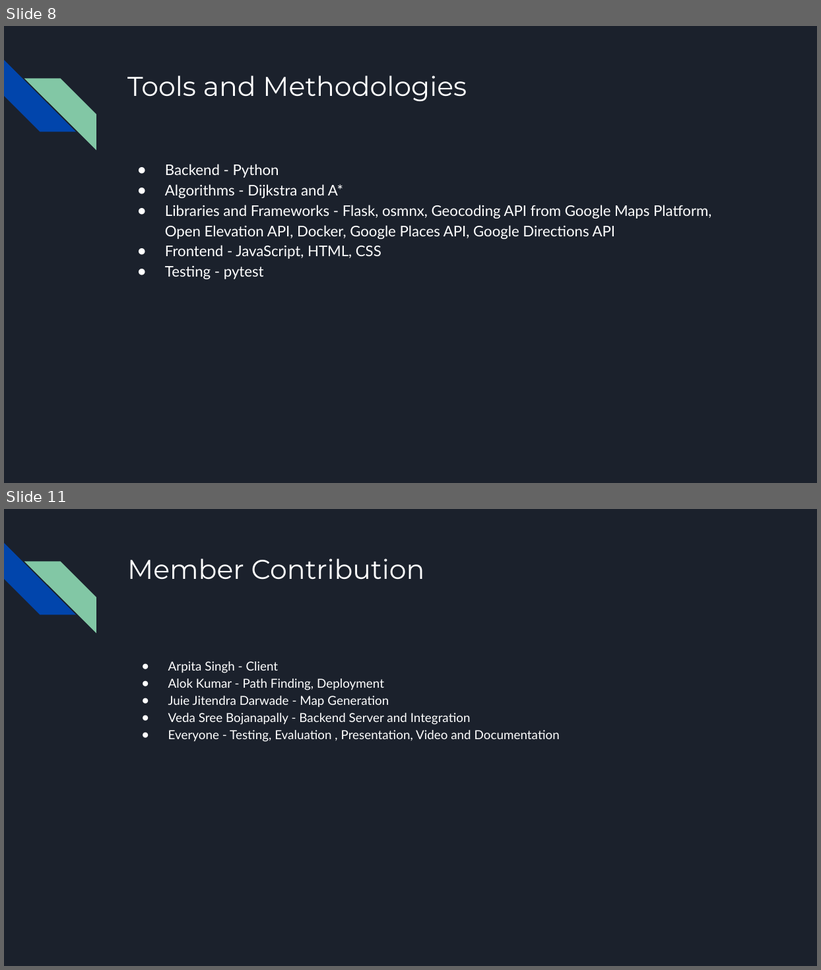
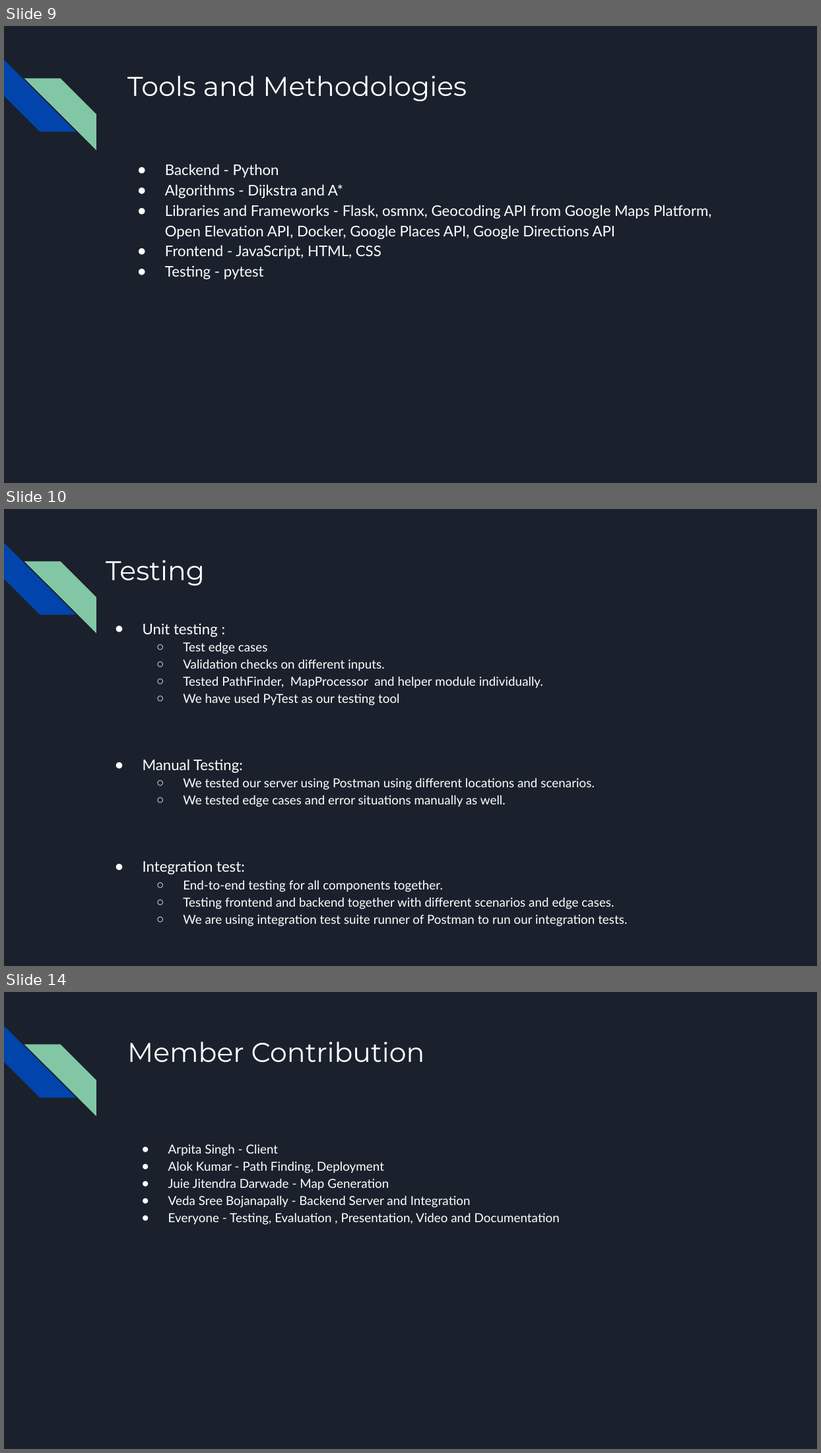
Before and after one commit to alokrkmv/CS520_project_EleNA, a slide deck: Documentation/520 Final Presentation.pptx. Shown one above the other, each under a label of ours: slides 8 and 11 before the commit, slides 9, 10 and 14 after it; the slides between them are not shown. The pictures are 821x970 and 821x1453 pixels, drawn with LibreOffice and Linux fonts; fonts in the diff are those of the drawing. Boxes give left, top, right and bottom in pixels: in the first picture for what was removed or moved away, otherwise in the second. Text is boxed around its words. In the diff, an @@ line names an element or a change of style, - is before the commit and + after.

```diff
--- a/Documentation/520 Final Presentation.pptx
+++ b/Documentation/520 Final Presentation.pptx
@@ slide 10 added at box(4, 509, 817, 966), background #1B212C; not listed: 2 template elements that a slide beside it also shows @@
@@ title added at box(106, 560, 205, 586), 24 pt, text #FFFFFF @@
+Testing
@@ text added at box(143, 624, 627, 927), 11 pt, text #FFFFFF @@
+● Unit testing :
+  ○ Test edge cases
+  ○ Validation checks on different inputs.
+  ○ Tested PathFinder, MapProcessor and helper module individually.
+  ○ We have used PyTest as our testing tool
+● Manual Testing:
+  ○ We tested our server using Postman using different locations and scenarios.
+  ○ We tested edge cases and error situations manually as well.
+● Integration test:
+  ○ End-to-end testing for all components together.
+  ○ Testing frontend and backend together with different scenarios and edge cases.
+  ○ We are using integration test suite runner of Postman to run our integration tests.
@@ what was slide 8 is now slide 9 @@
@@ what was slide 11 is now slide 14 @@
```
Also in this commit, not shown: 4 slides changed, 2 other slides added.
